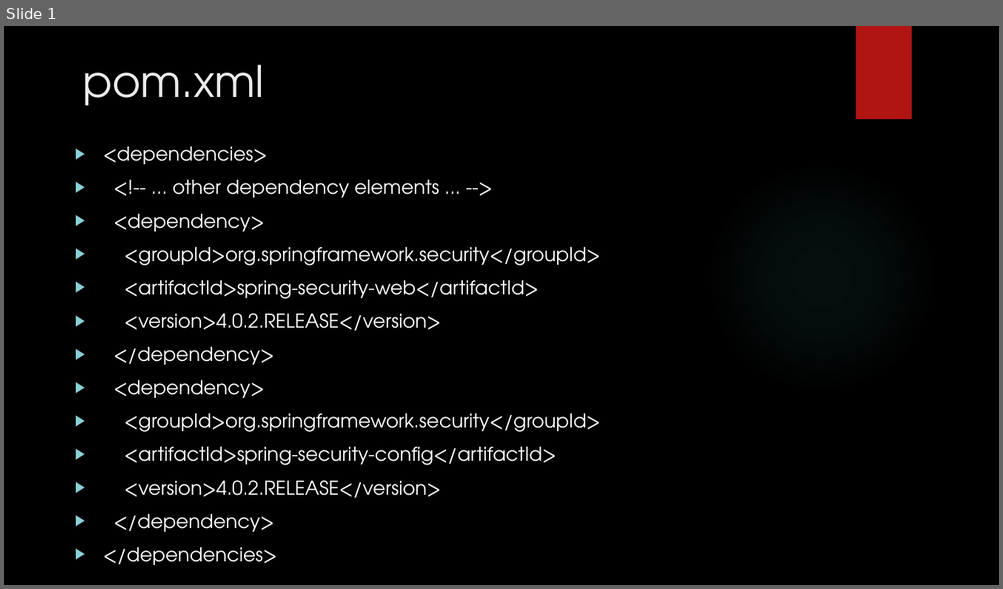
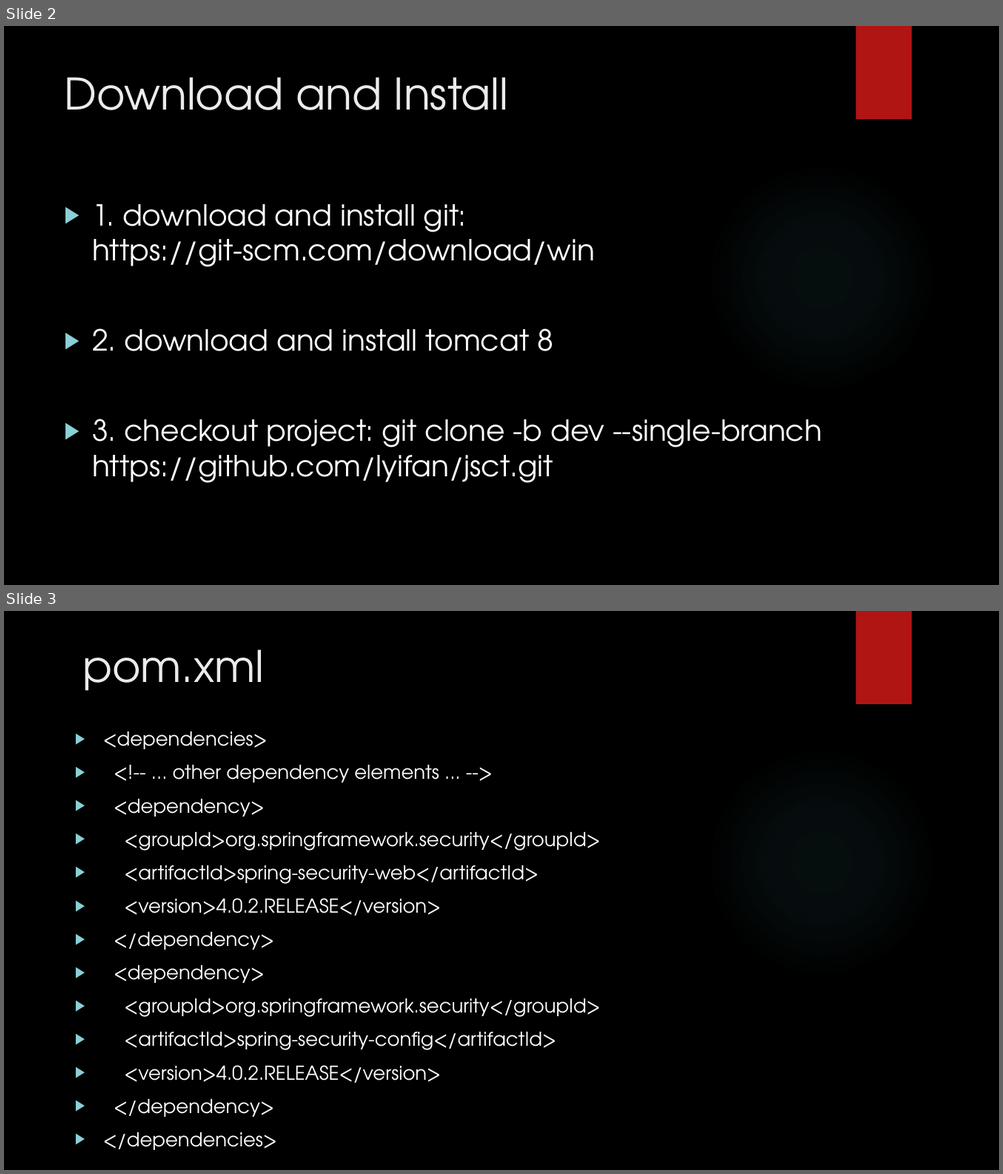
Before and after one commit to lyifan/jsct, a slide deck: doc/spring-security.pptx. Shown one above the other, each under a label of ours: slide 1 before the commit, slides 2 and 3 after it. The pictures are 1003x589 and 1003x1174 pixels, drawn with LibreOffice and Linux fonts; fonts in the diff are those of the drawing; background and template pictures are left out. Boxes give left, top, right and bottom in pixels: in the first picture for what was removed or moved away, otherwise in the second. Text is boxed around its words. In the diff, an @@ line names an element or a change of style, - is before the commit and + after.

```diff
--- a/doc/spring-security.pptx
+++ b/doc/spring-security.pptx
@@ slide 2 added at (4, 26, 999, 585), background picture (left out); not listed: 2 template elements that a slide beside it also shows @@
@@ title added at (64, 77, 509, 110), 42 pt, text #EBEBEB @@
+Download and Install
@@ text added at (92, 204, 822, 483), 28 pt, text #FFFFFF @@
+▶ 1. download and install git: https://git-scm.com/download/win
+▶ 2. download and install tomcat 8
+▶ 3. checkout project: git clone -b dev --single-branch https://github.com/lyifan/jsct.git
@@ what was slide 1 is now slide 3 @@
```
Also in this commit, not shown: 3 slides changed, 3 other slides added, 18 other files.
